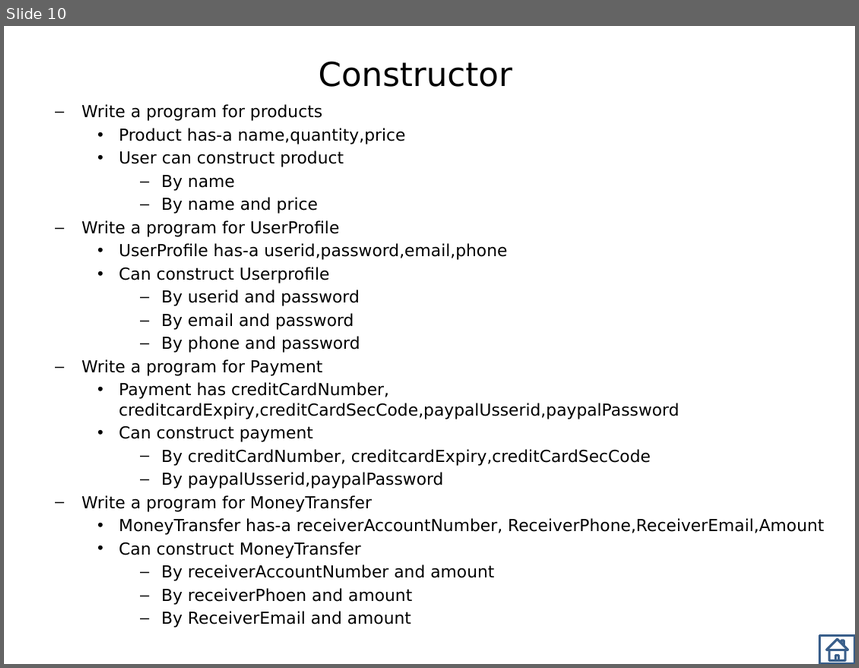
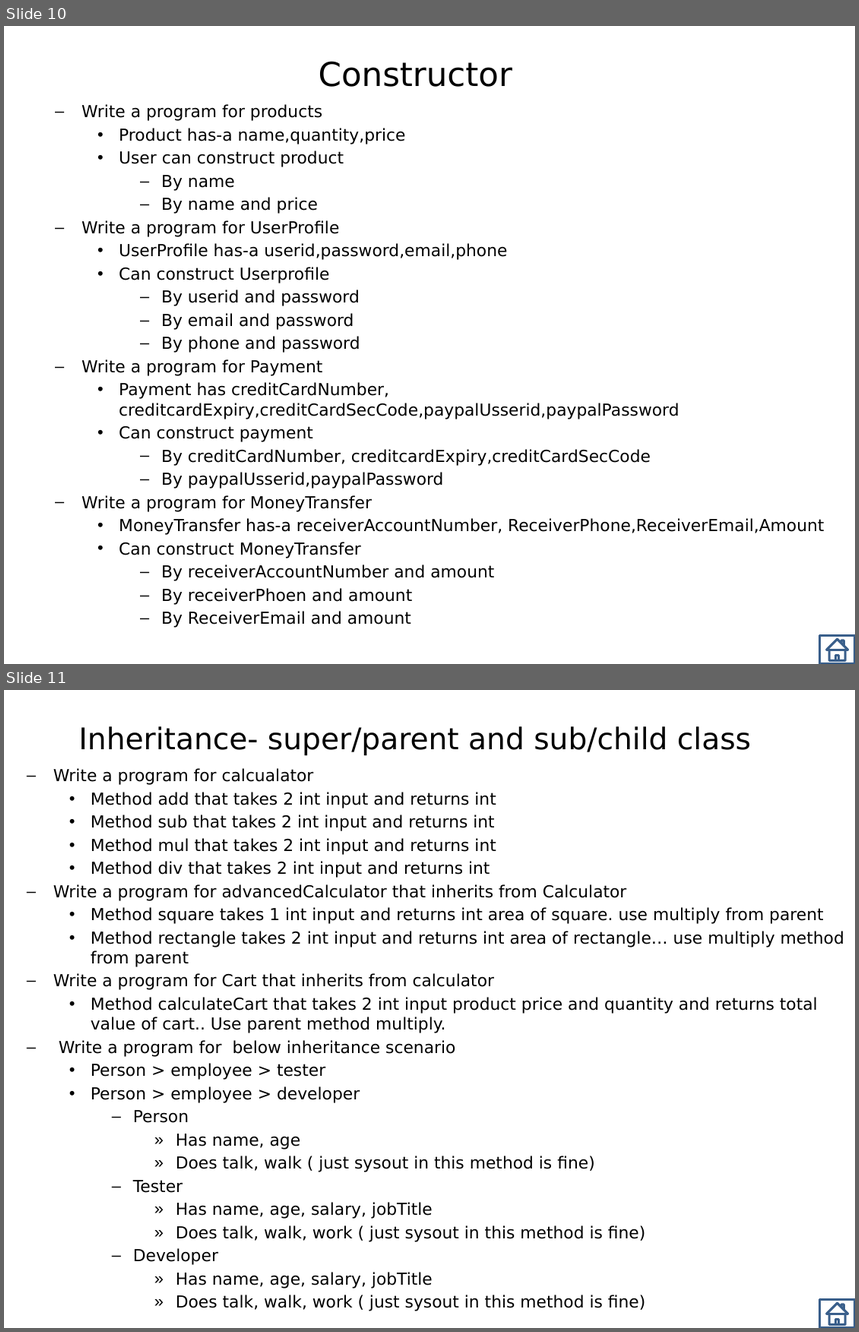
Before and after one commit to thinkcodegravity/dec24java, a slide deck: Assignments.pptx. Shown one above the other, each under a label of ours: slide 10 before the commit, slides 10 and 11 after it. The pictures are 859x668 and 859x1332 pixels, drawn with LibreOffice and Linux fonts; fonts in the diff are those of the drawing. Boxes give left, top, right and bottom in pixels: in the first picture for what was removed or moved away, otherwise in the second. Text is boxed around its words. In the diff, an @@ line names an element or a change of style, - is before the commit and + after.

```diff
--- a/Assignments.pptx
+++ b/Assignments.pptx
@@ slide 11 added at (4,690,855,1328), background #FFFFFF @@
@@ title added at (78,726,751,755), 25.2 pt, text #000000 @@
+Inheritance- super/parent and sub/child class
@@ text added at (53,768,845,1312), 14 pt, text #000000 @@
+  – Write a program for calcualator
+    • Method add that takes 2 int input and returns int
+    • Method sub that takes 2 int input and returns int
+    • Method mul that takes 2 int input and returns int
+    • Method div that takes 2 int input and returns int
+  – Write a program for advancedCalculator that inherits from Calculator
+    • Method square takes 1 int input and returns int area of square. use multiply from parent
+    • Method rectangle takes 2 int input and returns int area of rectangle… use multiply method from parent
+  – Write a program for Cart that inherits from calculator
+    • Method calculateCart that takes 2 int input product price and quantity and returns total value of cart.. Use parent method multiply.
+  – Write a program for below inheritance scenario
+    • Person > employee > tester
+    • Person > employee > developer
+      – Person
+        » Has name, age
+        » Does talk, walk ( just sysout in this method is fine)
+      – Tester
+        » Has name, age, salary, jobTitle
+        » Does talk, walk, work ( just sysout in this method is fine)
+      – Developer
+        » Has name, age, salary, jobTitle
+        » Does talk, walk, work ( just sysout in this method is fine)
@@ action button home added at (819,1300,855,1328), outline #3A5F8C 2 pt @@
```
Also in this commit, not shown: 1 other slide added.
